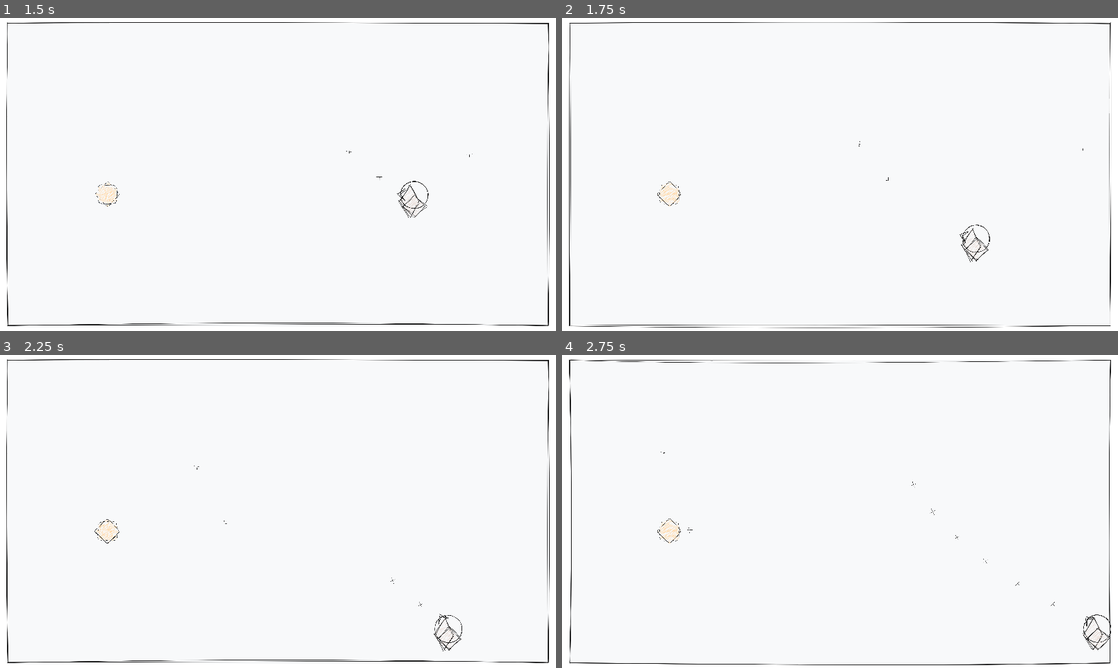
Above: before the commit, frames 1-4 (two rows, left to right).
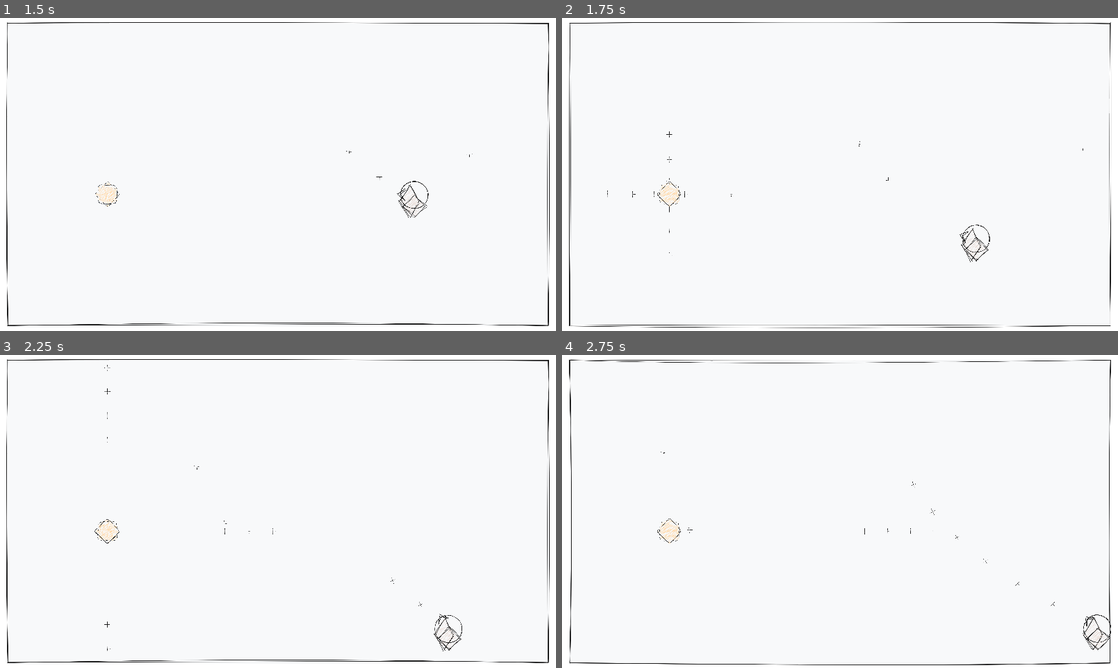
Above: after the commit, the same moments.

Repository: sacredSatan/thain-thain
Game: Godot game, scene res://main.tscn
Two runs of this game, one before a commit and one after it. Both use one fixed random seed, a clock stepped at 60 frames per second and the inputs below.
Inputs (mouse positions are in pixels of both pictures, inside the frame that each line leads up to):
- Up to frame 1 (1.5 s): move the mouse to (400, 158) at 0.52 s; hold D (move_right) 0.53-1.28 s; hold Space (shoot) 0.53-1.28 s; move the mouse to (166, 190) at 1.27 s; hold S (move_down) from 1.28 s (still down); tap Space (shoot) at 1.35 s
- Up to frame 2 (1.75 s): keep holding S (move_down)
- Up to frame 3 (2.25 s): move the mouse to (333, 442) at 2.02 s; release S (move_down) at 2.03 s; hold D (move_right) from 2.03 s (still down); hold Space (shoot) from 2.03 s (still down)
- Up to frame 4 (2.75 s): keep holding D (move_right); keep holding Space (shoot)

Frame 1 is identical in both runs. In frame 2, less than 0.1% of the frame differs, in the area x 8-31%, y 36-76%; in frame 3, less than 0.1%; in frame 4, less than 0.1%.

Commit message:
bunty can shoot now

Diff:
--- a/enemies/bunty.gd
+++ b/enemies/bunty.gd
@@ -1,4 +1,8 @@
 extends RigidBody2D
+@export var bullet_scene: PackedScene
+@export var bullet_speed = 500
+@export var fire_rate = 0.1
+
 
 enum BuntyVariants {
 	CROSS,
@@ -19,6 +23,24 @@
 	pass
 
 
+func shoot(times: int):
+	if(times < 1):
+		return
+
+	var guns = $GunPlus.get_children() if active_variant == BuntyVariants.PLUS else $GunCross.get_children()
+
+	for gun in guns:
+		var bullet = bullet_scene.instantiate()
+		bullet.shooter_group = "enemy"
+		bullet.position = gun.get_global_position()
+		bullet.rotation_degrees = gun.rotation_degrees
+		bullet.apply_central_impulse(Vector2(bullet_speed, 0).rotated(gun.rotation))
+		get_tree().get_root().add_child(bullet)
+
+	$FireRateTimer.start(fire_rate)
+	await $FireRateTimer.timeout
+	shoot(times - 1)
+
 
 func _on_body_entered(body):
 	print("bunty body entered", body)
@@ -31,7 +53,12 @@
 
 func handle_being_shot_at():
 	print("I'm being shot at bby")
+	die()
+
+
+func die():
 	queue_free()
+
 
 
 func _on_timer_timeout():
@@ -41,4 +68,5 @@
 	else:
 		$AnimatedSprite2D.animation = "bunty_plus"
 
+	shoot(4)
 	$VariantTimer.start(variant_switch_rate_seconds)
--- a/enemies/bunty.tscn
+++ b/enemies/bunty.tscn
@@ -1,8 +1,9 @@
-[gd_scene load_steps=14 format=3 uid="uid://p7ud4b5m32jd"]
+[gd_scene load_steps=15 format=3 uid="uid://p7ud4b5m32jd"]
 
 [ext_resource type="Texture2D" uid="uid://b6q7quwf8goht" path="res://assets/enemies/bunty/bunty_cross_1.png" id="1_56ywv"]
 [ext_resource type="Script" path="res://enemies/bunty.gd" id="1_jw1gs"]
 [ext_resource type="Texture2D" uid="uid://ckc3pf8rbbcrf" path="res://assets/enemies/bunty/bunty_cross_2.png" id="2_k5hfh"]
+[ext_resource type="PackedScene" uid="uid://bmwoo0kpnly3w" path="res://bullet.tscn" id="2_wlejq"]
 [ext_resource type="Texture2D" uid="uid://dc4kmx7rnmuwu" path="res://assets/enemies/bunty/bunty_cross_3.png" id="3_5caxg"]
 [ext_resource type="Texture2D" uid="uid://cn2nqoxlj0vg4" path="res://assets/enemies/bunty/bunty_cross_4.png" id="4_3i4pa"]
 [ext_resource type="Texture2D" uid="uid://dws7syur4wgbr" path="res://assets/enemies/bunty/bunty_cross_5.png" id="5_a2ysh"]
@@ -58,9 +59,10 @@
 [sub_resource type="RectangleShape2D" id="RectangleShape2D_8q78h"]
 size = Vector2(43, 45)
 
-[node name="Bunty" type="RigidBody2D"]
+[node name="Bunty" type="RigidBody2D" groups=["enemy"]]
 gravity_scale = 2.66454e-15
 script = ExtResource("1_jw1gs")
+bullet_scene = ExtResource("2_wlejq")
 
 [node name="AnimatedSprite2D" type="AnimatedSprite2D" parent="."]
 scale = Vector2(0.2, 0.2)
@@ -68,10 +70,48 @@
 animation = &"bunty_cross"
 
 [node name="CollisionShape2D" type="CollisionShape2D" parent="."]
+visible = false
 position = Vector2(0, 0.5)
 shape = SubResource("RectangleShape2D_8q78h")
 
 [node name="VariantTimer" type="Timer" parent="."]
 
+[node name="GunPlus" type="Node2D" parent="."]
+
+[node name="GunPlus1" type="Node2D" parent="GunPlus"]
+position = Vector2(35, 2.08165e-12)
+
+[node name="GunPlus2" type="Node2D" parent="GunPlus"]
+position = Vector2(-35, 2.08165e-12)
+rotation = 3.14159
+
+[node name="GunPlus3" type="Node2D" parent="GunPlus"]
+position = Vector2(2.08165e-12, -30)
+rotation = 4.71239
+
+[node name="GunPlus4" type="Node2D" parent="GunPlus"]
+position = Vector2(2.08165e-12, 35)
+rotation = 1.5708
+
+[node name="GunCross" type="Node2D" parent="."]
+
+[node name="GunCross1" type="Node2D" parent="GunCross"]
+position = Vector2(25, 25)
+rotation = 0.785398
+
+[node name="GunCross2" type="Node2D" parent="GunCross"]
+position = Vector2(-25, 25)
+rotation = 2.35619
+
+[node name="GunCross3" type="Node2D" parent="GunCross"]
+position = Vector2(-25, -25)
+rotation = 3.92699
+
+[node name="GunCross4" type="Node2D" parent="GunCross"]
+position = Vector2(25, -25)
+rotation = 5.49779
+
+[node name="FireRateTimer" type="Timer" parent="."]
+
 [connection signal="body_entered" from="." to="." method="_on_body_entered"]
 [connection signal="timeout" from="VariantTimer" to="." method="_on_timer_timeout"]
--- a/player.gd
+++ b/player.gd
@@ -73,6 +73,14 @@
 	position = position.clamp(Vector2.ZERO, screen_size)
 
 
+func handle_being_shot_at():
+	print("player shot")
+	die()
+
+
+func die():
+	queue_free()
+
 func _on_animated_sprite_2d_animation_finished():
 	if($AnimatedSprite2D.animation.ends_with("transition")):
 		$AnimatedSprite2D.animation = $AnimatedSprite2D.animation.trim_suffix("_transition")
--- a/player.tscn
+++ b/player.tscn
@@ -489,6 +489,10 @@
 [sub_resource type="RectangleShape2D" id="RectangleShape2D_33syg"]
 size = Vector2(66.8235, 64.7877)
 
+[sub_resource type="CapsuleShape2D" id="CapsuleShape2D_qyc4c"]
+radius = 27.0
+height = 76.0
+
 [node name="Player" type="Area2D" groups=["player"]]
 position = Vector2(635, 355)
 script = ExtResource("1_88ipk")
@@ -499,19 +503,26 @@
 animation = &"idle"
 
 [node name="CollisionShape2DLower" type="CollisionShape2D" parent="."]
+visible = false
 position = Vector2(1, 12)
 rotation = 0.785398
 scale = Vector2(0.6, 0.6)
 shape = SubResource("RectangleShape2D_j3ryo")
+disabled = true
 
 [node name="CollisionShape2DUpper" type="CollisionShape2D" parent="."]
+visible = false
 position = Vector2(1, -1)
 rotation = 0.965167
 scale = Vector2(0.6, 0.6)
 skew = -0.282743
 shape = SubResource("RectangleShape2D_33syg")
+disabled = true
 
 [node name="AimIndicator" parent="." instance=ExtResource("72_gasf2")]
 position = Vector2(0, -15)
 
+[node name="CollisionShape2D" type="CollisionShape2D" parent="."]
+shape = SubResource("CapsuleShape2D_qyc4c")
+
 [connection signal="animation_finished" from="AnimatedSprite2D" to="." method="_on_animated_sprite_2d_animation_finished"]
Not shown: 1 places in player.tscn that only renumber resources
